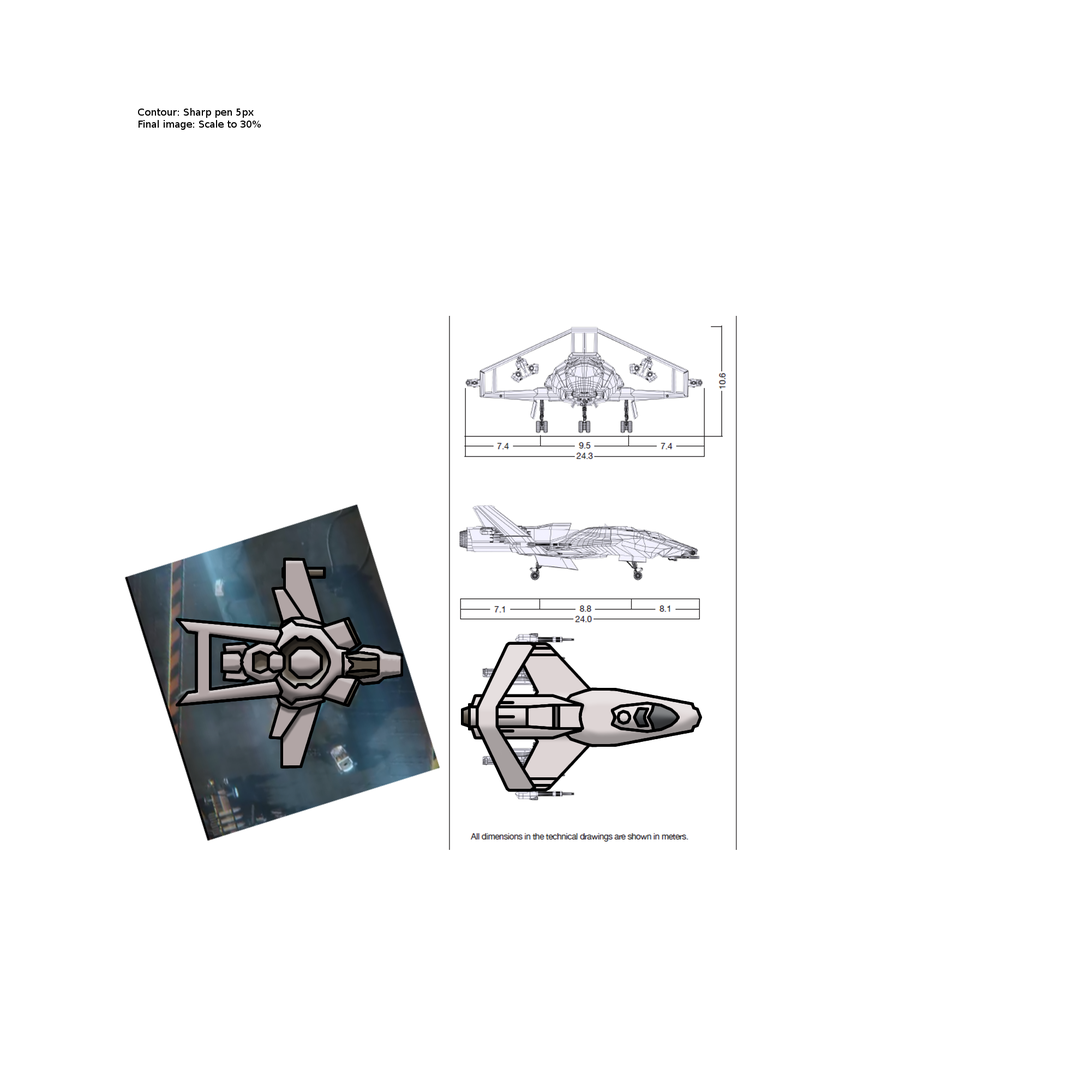
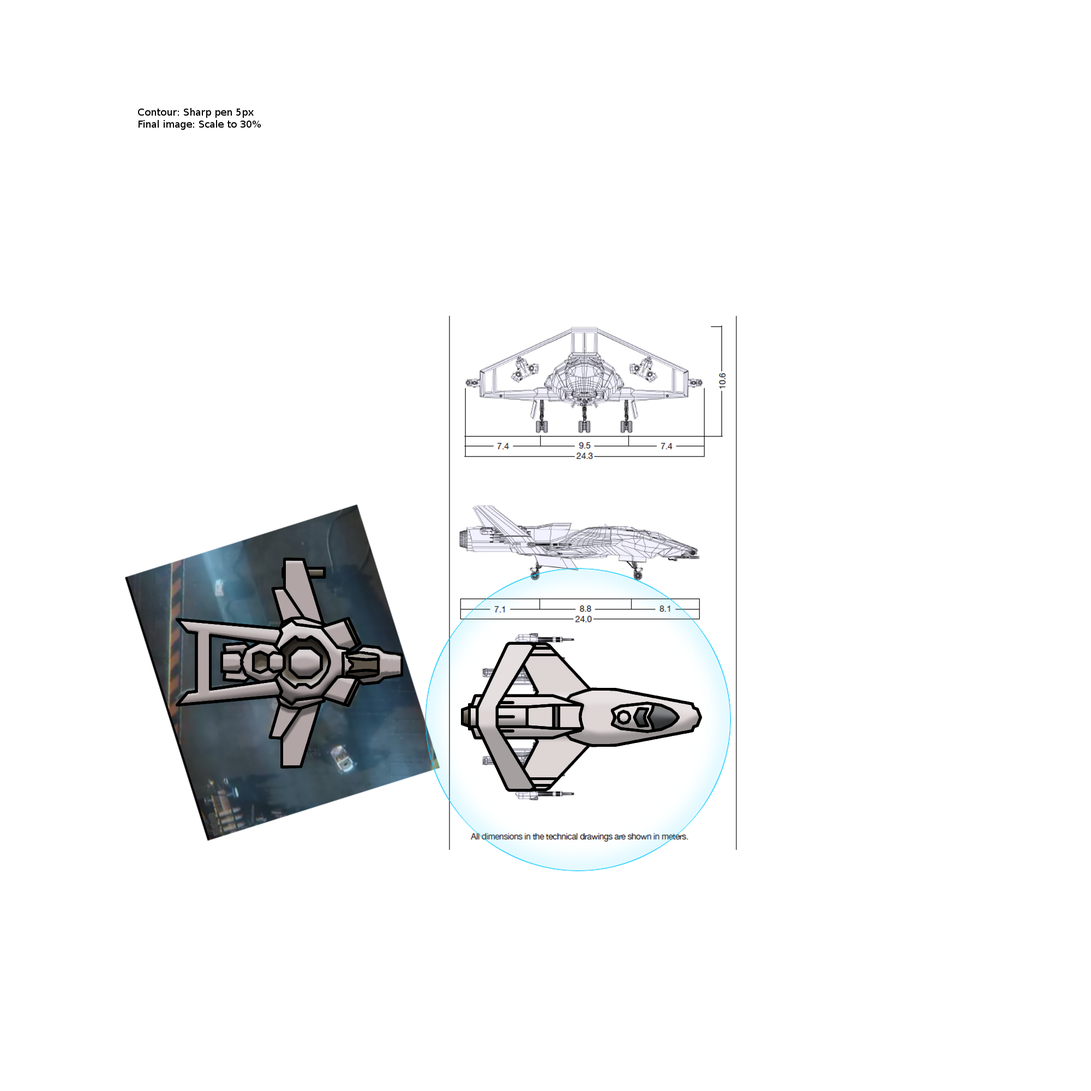
Before/after of a 1091 x 1091 layered artwork. What changed in the layer stack:
added layer "shield3" above "300i_cockpit" over <box>425,568,732,873</box>
